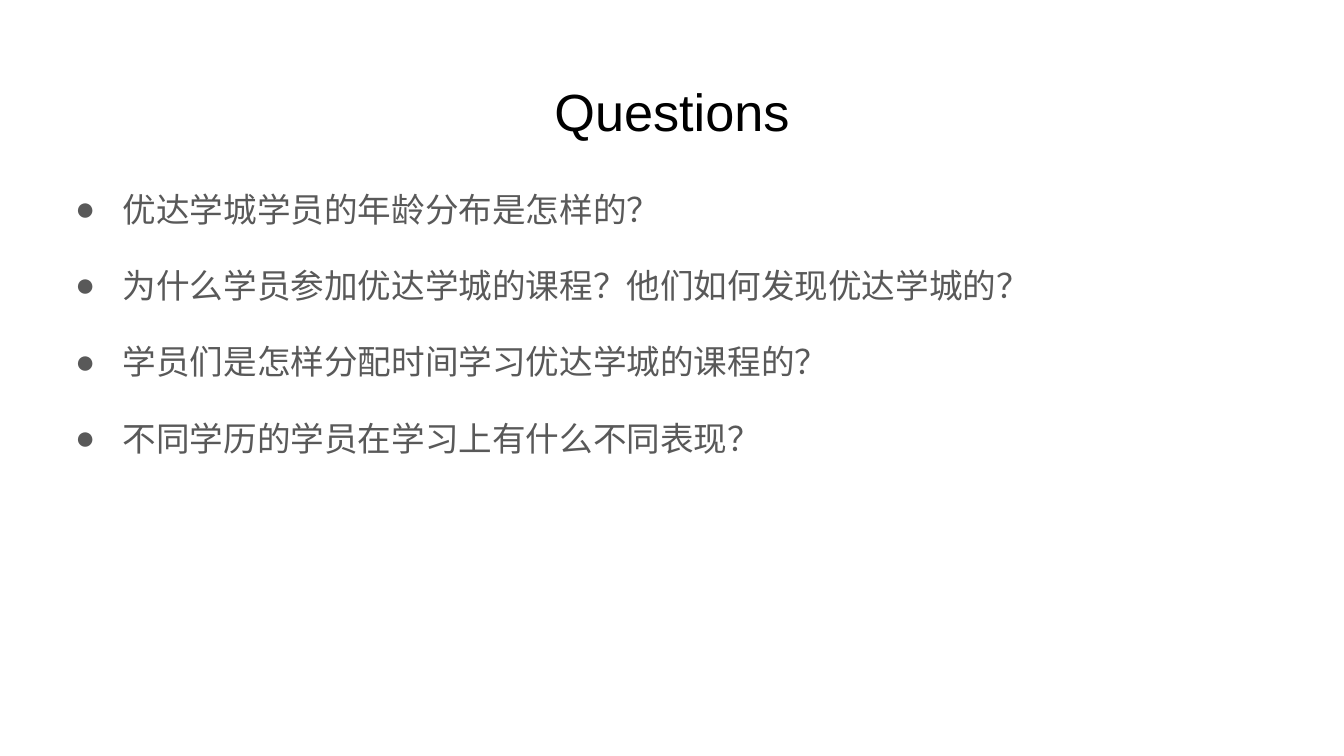
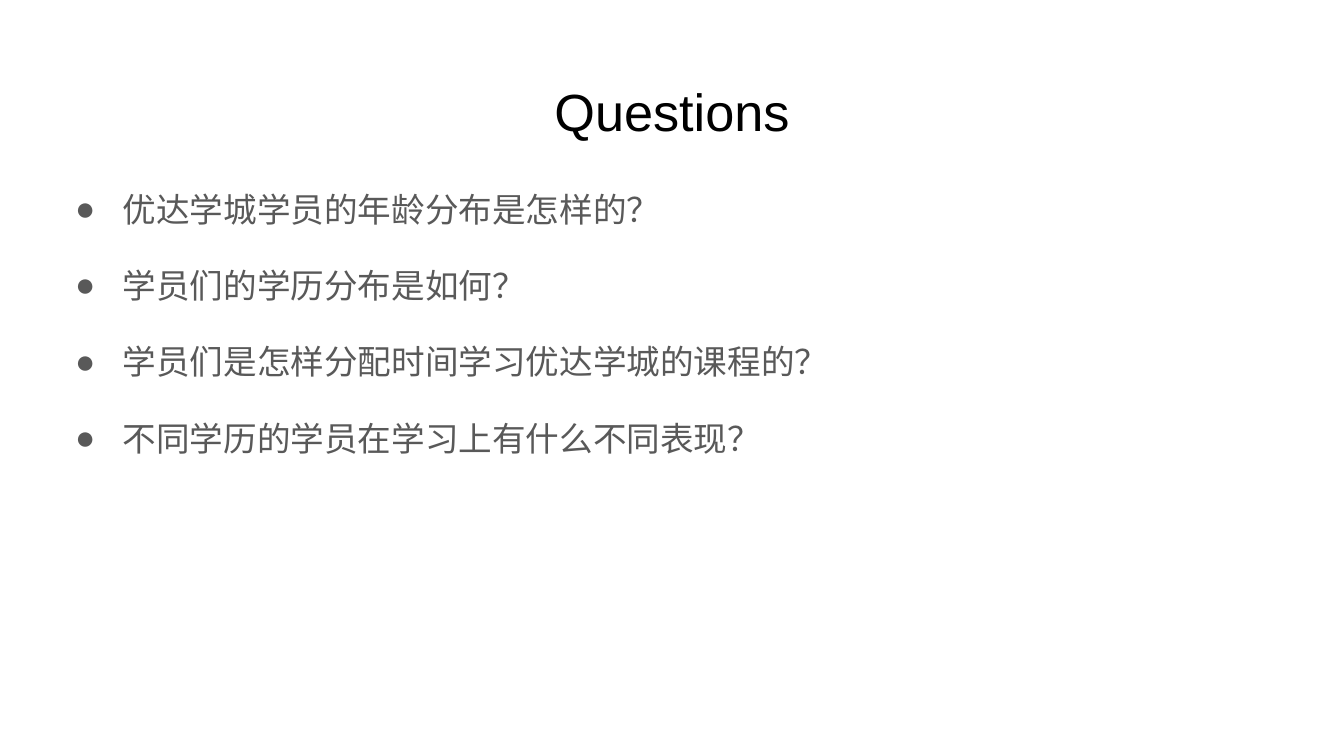
Before and after one commit to yjwang1314/udacity, a slide deck: slide 1 of DA_Business/project/p1_survey/项目一：调查问卷数据/survey-project-submission-template.pptx. Drawn at 1344x756 pixels with LibreOffice and Linux fonts; fonts in the diff are those of the drawing. Boxes give left, top, right and bottom in pixels: in the first picture for what was removed or moved away, otherwise in the second. Text is boxed around its words. In the diff, an @@ line names an element or a change of style, - is before the commit and + after.

Commit message:
p1 ppt slide_1

```diff
--- a/DA_Business/project/p1_survey/项目一：调查问卷数据/survey-project-submission-template.pptx
+++ b/DA_Business/project/p1_survey/项目一：调查问卷数据/survey-project-submission-template.pptx
@@ text at (123, 269, 526, 301): text changed @@
-● 为什么学员参加优达学城的课程？他们如何发现优达学城的？
+● 学员们的学历分布是如何？
```
Also in this commit, not shown: 1 other slide changed, 1 other file.
